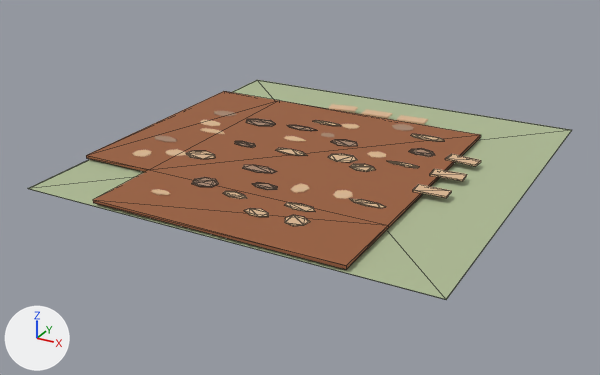
Renders of the glTF model frontend/public/assets/buildings/roads/ground_road/ground_road_corner_sw_active.glb from each side of a commit.
Rendered twice from a 50 mm lens placed at (3.17, -6.21, 2.76), pointed at (-0.13, -0.21, -0.25). The axes (+X, +Y, +Z) are drawn at lower left. The lights are the same throughout. The older version comes first. Mesh edges are drawn as thin lines on the coarser meshes. Where no turn or scale is listed for an object, it has been applied to the vertices. Vertices at exactly the same position are counted once.

In view in the first picture: 'SM_road_connected_surface.036', 'SM_road_grass_tile.036' and 40 more.
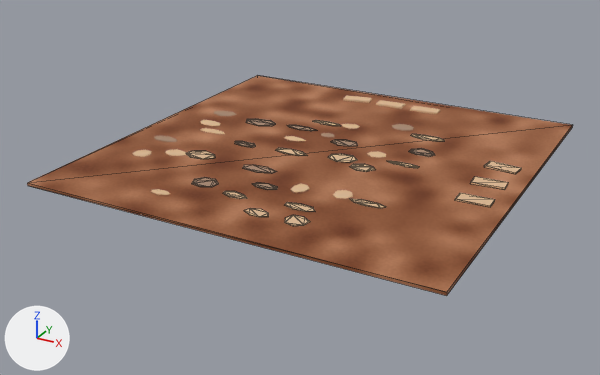
Changed parts and their boxes (x1, y1, x2, y2) in the pictures (600 x 375 px):
'SM_road_connected_surface.036', surface changed, reshaped (38% wider, 24% taller): before (86, 91, 481, 269); after (27, 75, 573, 296)
'SM_road_grass_tile.036', deleted: before (28, 80, 572, 300)

Patch to the scene script:
```diff
--- a/frontend/public/assets/buildings/roads/ground_road/ground_road_corner_sw_active.glb.py
+++ b/frontend/public/assets/buildings/roads/ground_road/ground_road_corner_sw_active.glb.py
@@ mat_mat_ground_road_surface @@
 n2 = _N.new('ShaderNodeTexImage'); n2.name = 'Image Texture'
 n2.image = img_ground_road_surface
-n3 = _N.new('ShaderNodeUVMap'); n3.name = 'UV Map'
-n3.uv_map = 'UVMap.-01'
 _L.new(n0.outputs[0], n1.inputs[0])  # 'BSDF' to 'Surface'
 _L.new(n2.outputs[0], n0.inputs[0])  # 'Color' to 'Base Color'
-_L.new(n3.outputs[0], n2.inputs[0])  # 'UV' to 'Vector'
@@ me_sm_road_connected_surface_036 @@
 # used by ob_sm_road_connected_surface_036; location = (0.0, 0.0, 0.0)
-me_sm_road_connected_surface_036.from_pydata(...)  # 16 vertices, 28 faces; spans x -1.8..1.1, y -1.8..1.1, z 0.03..0.05
+me_sm_road_connected_surface_036.from_pydata(...)  # 8 vertices, 12 faces; spans x -1.8..1.8, y -1.8..1.8, z 0.03..0.05
+# me_sm_road_connected_surface_036 part 1: the whole mesh is rebuilt
 me_sm_road_connected_surface_036.materials.append(mat_mat_ground_road_surface)
@@ ob_sm_road_grass_tile_036 @@
-ob_sm_road_grass_tile_036 = bpy.data.objects.new('SM_road_grass_tile.036', me_cube_544)
-ob_sm_road_grass_tile_036.location = (0.0, 0.0, 0.002)
```
